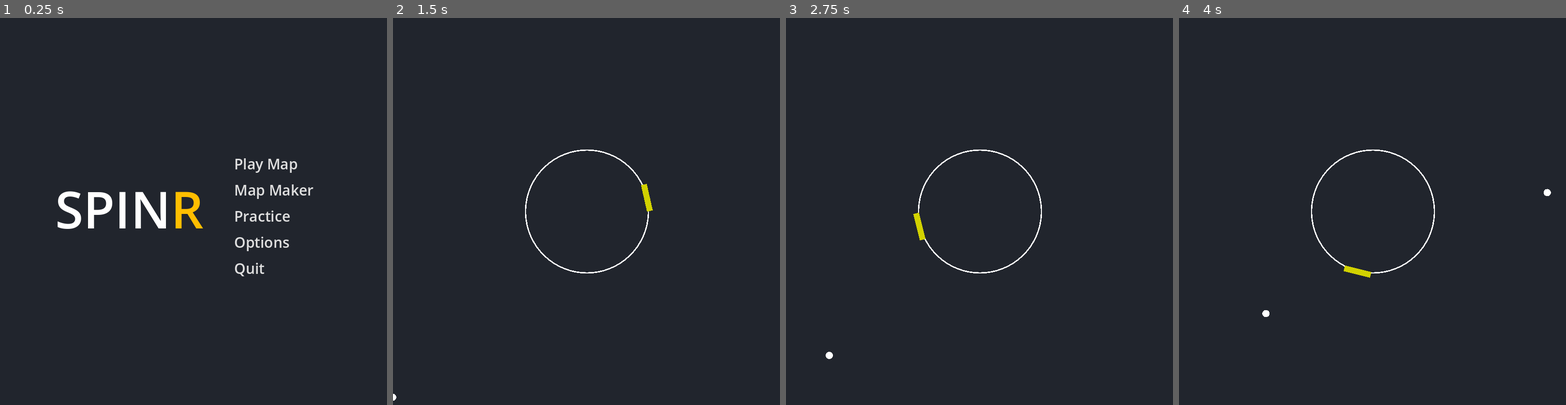
Above: before the commit, frames 1-4 (left to right).
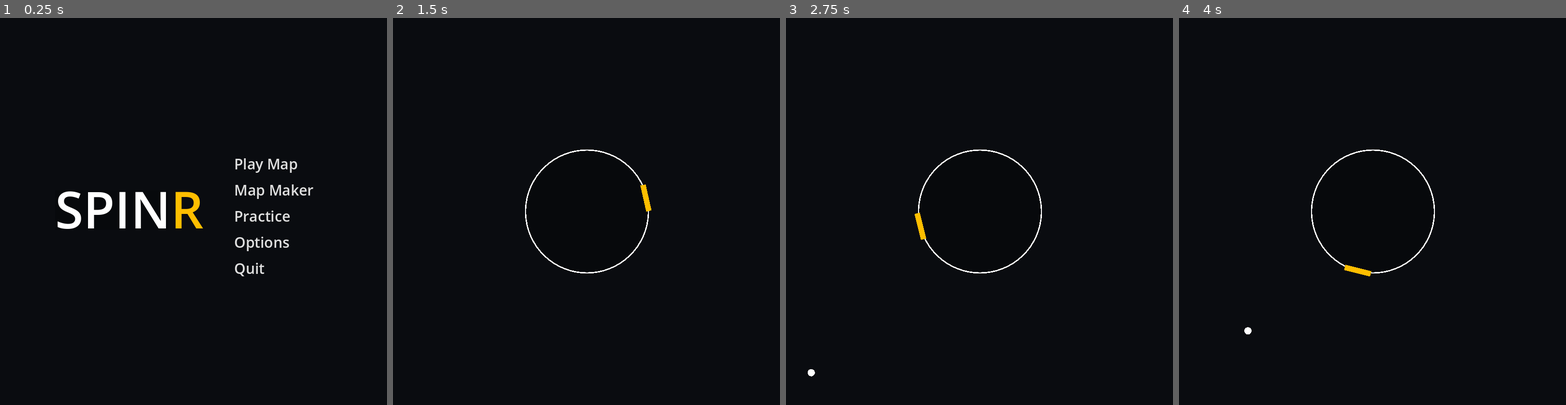
Above: after the commit, the same moments.

Repository: Swivet-Effect/SpinR
Game: Godot game, scene res://Scenes/Menus/MainMenu.tscn
Same seed, same stepped clock (60 frames per second), same inputs: the game is played once before the commit and once after it.
Inputs (mouse positions are in pixels of both pictures, inside the frame that each line leads up to):
- Up to frame 1 (0.25 s): no input
- Up to frame 2 (1.5 s): click "Practice" at 0.5 s; tap Enter at 1.25 s; move the mouse to (671, 192) at 1.27 s; hold Right (ui_right) from 1.28 s (still down); tap X at 1.35 s
- Up to frame 3 (2.75 s): tap Space (ui_select) at 1.52, 2, 2.27 s; tap Q at 1.55, 2.1 s; move the mouse to (902, 230) at 2.02 s; release Right (ui_right) at 2.03 s; hold Down (ui_down) from 2.03 s (still down); tap Z at 2.3 s
- Up to frame 4 (4 s): move the mouse to (1411, 126) at 2.77 s; release Down (ui_down) at 2.78 s; hold Right (ui_right) 2.78-3.53 s; tap Z at 2.85 s; tap X at 3.05, 3.6 s; move the mouse to (1353, 288) at 3.52 s; hold Up (ui_up) from 3.53 s (still down); tap Space (ui_select) at 3.77 s; tap Q at 3.8 s

The runs differ from the first frame. In frame 1, 98% of the frame differs, in the area x 0-100%, y 0-100%; in frame 2, 100%; in frame 3, 100%; in frame 4, 100%.

Commit message:
Added PM Settings

Diff:
--- a/Assets/Prefabs/PauseMenu.tscn
+++ b/Assets/Prefabs/PauseMenu.tscn
@@ -42,6 +42,7 @@
 flat = true
 
 [node name="Options" type="Button" parent="CanvasLayer/PauseBox/StraightenMenu"]
+visible = false
 layout_mode = 2
 theme_override_colors/font_hover_color = Color(1, 0.745098, 0, 1)
 theme_override_font_sizes/font_size = 25
--- a/Assets/Prefabs/Ring.tscn
+++ b/Assets/Prefabs/Ring.tscn
@@ -20,7 +20,7 @@
 mesh = SubResource("SphereMesh_qodq2")
 
 [node name="Ring Inner" type="MeshInstance2D" parent="Ring Outer"]
-modulate = Color(0.129412, 0.145098, 0.176471, 1)
+modulate = Color(0.027451, 0.0352941, 0.0470588, 1)
 position = Vector2(0, 1.11022e-16)
 scale = Vector2(0.978628, 0.978628)
 mesh = SubResource("SphereMesh_qodq2")
@@ -31,10 +31,10 @@
 script = ExtResource("1_8r53i")
 
 [node name="Hitter" type="MeshInstance2D" parent="Pivot Point"]
-modulate = Color(0.822746, 0.822746, 0, 1)
-position = Vector2(3.96899, 3.78489e-05)
+modulate = Color(1, 0.745098, 0, 1)
+position = Vector2(3.90698, 3.72342e-05)
 rotation = 1.5708
-scale = Vector2(4.58688, 0.379844)
+scale = Vector2(4.5, 0.35)
 mesh = SubResource("BoxMesh_kypdp")
 
 [node name="Hitter Area" type="Area2D" parent="Pivot Point/Hitter" groups=["player"]]
--- a/Scenes/Gameplay/PracticeMode.tscn
+++ b/Scenes/Gameplay/PracticeMode.tscn
@@ -1,9 +1,10 @@
-[gd_scene load_steps=5 format=3 uid="uid://gkgrwjq4mis8"]
+[gd_scene load_steps=6 format=3 uid="uid://gkgrwjq4mis8"]
 
 [ext_resource type="PackedScene" uid="uid://c31tul7x5job1" path="res://Assets/Prefabs/Ring.tscn" id="1_hrx06"]
 [ext_resource type="Script" uid="uid://csrp547fu5ao8" path="res://Scripts/Practice Mode Scripts/PracticeModeRunner.gd" id="2_lutck"]
 [ext_resource type="PackedScene" uid="uid://qtc5q6kwpmp4" path="res://Assets/Prefabs/PracticeFirer.tscn" id="2_sv0mf"]
 [ext_resource type="PackedScene" uid="uid://bgndkiin8jes1" path="res://Assets/Prefabs/PauseMenu.tscn" id="4_k0nc8"]
+[ext_resource type="Script" uid="uid://brgqfndr508g6" path="res://Scripts/Practice Mode Scripts/PracticeModeSettings.gd" id="5_0262f"]
 
 [node name="Practice Mode" type="Node2D"]
 
@@ -18,3 +19,45 @@
 position = Vector2(0, 600)
 
 [node name="Pause Menu" parent="." instance=ExtResource("4_k0nc8")]
+
+[node name="PMSettings" type="CanvasLayer" parent="."]
+script = ExtResource("5_0262f")
+
+[node name="Background" type="ColorRect" parent="PMSettings"]
+offset_left = 31.0
+offset_top = 591.0
+offset_right = 248.0
+offset_bottom = 771.0
+color = Color(0.560784, 0.560784, 0.560784, 0.662745)
+
+[node name="Options" type="VBoxContainer" parent="PMSettings/Background"]
+layout_mode = 0
+offset_left = 10.0
+offset_top = 8.0
+offset_right = 208.0
+offset_bottom = 171.0
+theme_override_constants/separation = 5
+
+[node name="Option 1" type="Label" parent="PMSettings/Background/Options"]
+layout_mode = 2
+text = "Show/Hide Menu = \"X\""
+
+[node name="Option 2" type="Label" parent="PMSettings/Background/Options"]
+layout_mode = 2
+text = "Increase Orb Speed = \"W\""
+
+[node name="Option 3" type="Label" parent="PMSettings/Background/Options"]
+layout_mode = 2
+text = "Decrease Orb Speed = \"S\""
+
+[node name="Option 4" type="Label" parent="PMSettings/Background/Options"]
+layout_mode = 2
+text = "Increase Fire Rate = \"Q\""
+
+[node name="Option 5" type="Label" parent="PMSettings/Background/Options"]
+layout_mode = 2
+text = "Decrease Fire Rate = \"A\""
+
+[node name="Option 6" type="Label" parent="PMSettings/Background/Options"]
+layout_mode = 2
+text = "Show/Hide Accuracy = \"Z\""
--- a/Scenes/Menus/MainMenu.tscn
+++ b/Scenes/Menus/MainMenu.tscn
@@ -28,7 +28,7 @@
 offset_top = 35.0
 offset_right = 234.0
 offset_bottom = 117.0
-color = Color(0.129412, 0.145098, 0.176471, 1)
+color = Color(0.027451, 0.0352941, 0.0470588, 1)
 
 [node name="SPIN" type="Label" parent="CanvasLayer/R"]
 layout_mode = 0
--- a/Scripts/GlobalVariables.gd
+++ b/Scripts/GlobalVariables.gd
@@ -5,6 +5,7 @@
 var volume = 100.0
 
 # Scene Links
+var destination : String
 var mainMenu = "res://Scenes/Menus/MainMenu.tscn"
 var loadScreen = "res://Scenes/Menus/LoadScreen.tscn"
 var mapRunner = "res://Scenes/Gameplay/RunMap.tscn"
@@ -28,6 +29,8 @@
 var accuracy : String
 var pausable = true
 var playing = true
+var isPractice = true
+var fireRate = 10
 
 # Map Maker Variables ---
 var playerRot
--- a/Scripts/Menu Scripts/LoadScreen.gd
+++ b/Scripts/Menu Scripts/LoadScreen.gd
@@ -1,4 +1,10 @@
 extends Control
 
 func _on_timer_timeout():
-	get_tree().change_scene_to_file(Global.mapRunner)
+	match Global.destination:
+		"MapRun":
+			get_tree().change_scene_to_file(Global.mapRunner)
+		"Practice":
+			get_tree().change_scene_to_file(Global.practiceMode)
+		_:
+			pass
--- a/Scripts/Menu Scripts/MainMenu.gd
+++ b/Scripts/Menu Scripts/MainMenu.gd
@@ -7,10 +7,14 @@
 	get_tree().change_scene_to_file(Global.optionsMenu)
 
 func PlayButtonPressed():
+	Global.destination = "MapRun"
+	Global.isPractice = false
 	get_tree().change_scene_to_file(Global.mapSelection)
 
 func MapMakerButtonPressed():
 	get_tree().change_scene_to_file(Global.mapNamer)
 
 func PracticeButtonPressed():
-	get_tree().change_scene_to_file(Global.practiceMode)
+	Global.destination = "Practice"
+	Global.isPractice = true
+	get_tree().change_scene_to_file(Global.loadScreen)
--- a/Scripts/Menu Scripts/PauseMenu.gd
+++ b/Scripts/Menu Scripts/PauseMenu.gd
@@ -5,16 +5,10 @@
 func _input(event):
 	if event is InputEventKey:
 		if event.pressed and event.keycode == KEY_ESCAPE:
-			if $CanvasLayer.visible == false:
-				$CanvasLayer.visible = true
-				Global.playing = false
-				if music_node != null:
-					music_node.stream_paused = true
-			elif $CanvasLayer.visible == true:
-				$CanvasLayer.visible = false
-				Global.playing = true
-				if music_node != null:
-					music_node.stream_paused = false
+			$CanvasLayer.visible = !$CanvasLayer.visible
+			Global.playing = !Global.playing
+			if music_node != null:
+				music_node.stream_paused = !music_node.stream_paused
 
 func RestartButton() -> void:
 	Global.failedCheck = 0
@@ -30,7 +24,17 @@
 	pass
 
 func ToMenuButton() -> void:
-	get_tree().change_scene_to_file(Global.mapSelection)
+	Global.reset = true
+	if Global.isPractice == true:
+		get_tree().change_scene_to_file(Global.mainMenu)
+	else:
+		get_tree().change_scene_to_file(Global.mapSelection)
 
 func QuitButton() -> void:
 	get_tree().quit()
+
+func _ready():
+	if Global.isPractice == false:
+		$CanvasLayer/PauseBox/StraightenMenu/Restart.visible = true
+	else:
+		$CanvasLayer/PauseBox/StraightenMenu/Restart.visible = false
--- a/Scripts/Practice Mode Scripts/PracticeFirer.gd
+++ b/Scripts/Practice Mode Scripts/PracticeFirer.gd
@@ -10,7 +10,7 @@
 func fire():
 	look_at(pointer.global_position)
 	if Global.playing:
-		doFire = rng.randi_range(0,10)
+		doFire = rng.randi_range(0,Global.fireRate)
 	else:
 		doFire = 1
 
--- a/Scripts/Practice Mode Scripts/PracticeModeRunner.gd
+++ b/Scripts/Practice Mode Scripts/PracticeModeRunner.gd
@@ -10,4 +10,5 @@
 func _ready():
 	Global.speed = 100
 	Global.reset = false
+	Global.playing = true
 	move()
--- /dev/null
+++ b/Scripts/Practice Mode Scripts/PracticeModeSettings.gd
@@ -0,0 +1,30 @@
+extends CanvasLayer
+
+func _input(event):
+	if event is InputEventKey:
+		if event.pressed:
+			match event.keycode:
+				KEY_X:
+					$".".visible = !$".".visible
+				KEY_W:
+					Global.speed += 50
+				KEY_S:
+					if Global.speed > 50:
+						Global.speed -= 50
+					else:
+						Global.speed = 50
+				KEY_Q:
+					if Global.fireRate > 0:
+						Global.fireRate -= 1
+					else:
+						Global.fireRate = 0
+				KEY_A:
+					Global.fireRate += 1
+				KEY_Z:
+					pass
+				_:
+					pass
+
+func _ready():
+	Global.speed = 100
+	Global.fireRate = 10
--- a/project.godot
+++ b/project.godot
@@ -13,7 +13,7 @@
 config/name="SpinR"
 run/main_scene="uid://djckbjv7x1ve5"
 config/features=PackedStringArray("4.4", "Forward Plus")
-boot_splash/bg_color=Color(0.129412, 0.145098, 0.176471, 1)
+boot_splash/bg_color=Color(0.0279469, 0.0340673, 0.0479376, 1)
 
 [autoload]
 
@@ -78,4 +78,4 @@
 
 [rendering]
 
-environment/defaults/default_clear_color=Color(0.129412, 0.145098, 0.176471, 1)
+environment/defaults/default_clear_color=Color(0.0383223, 0.0486185, 0.0622593, 1)
Not shown, added: Scripts/Practice Mode Scripts/PracticeModeSettings.gd.uid
